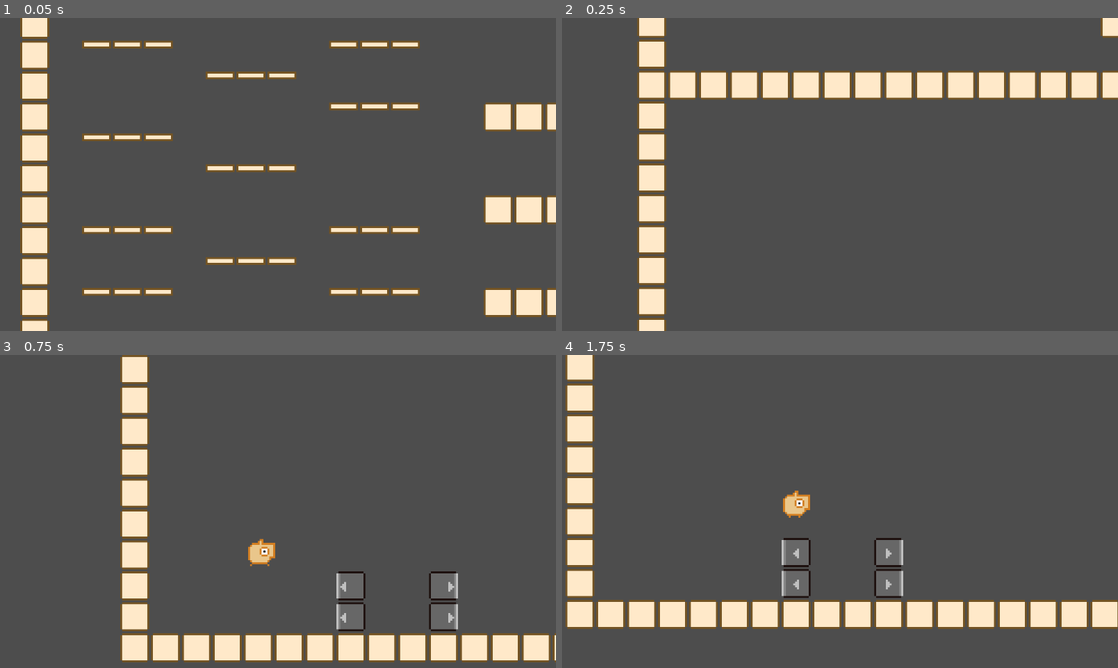
Above: before the commit, frames 1-4 (two rows, left to right).
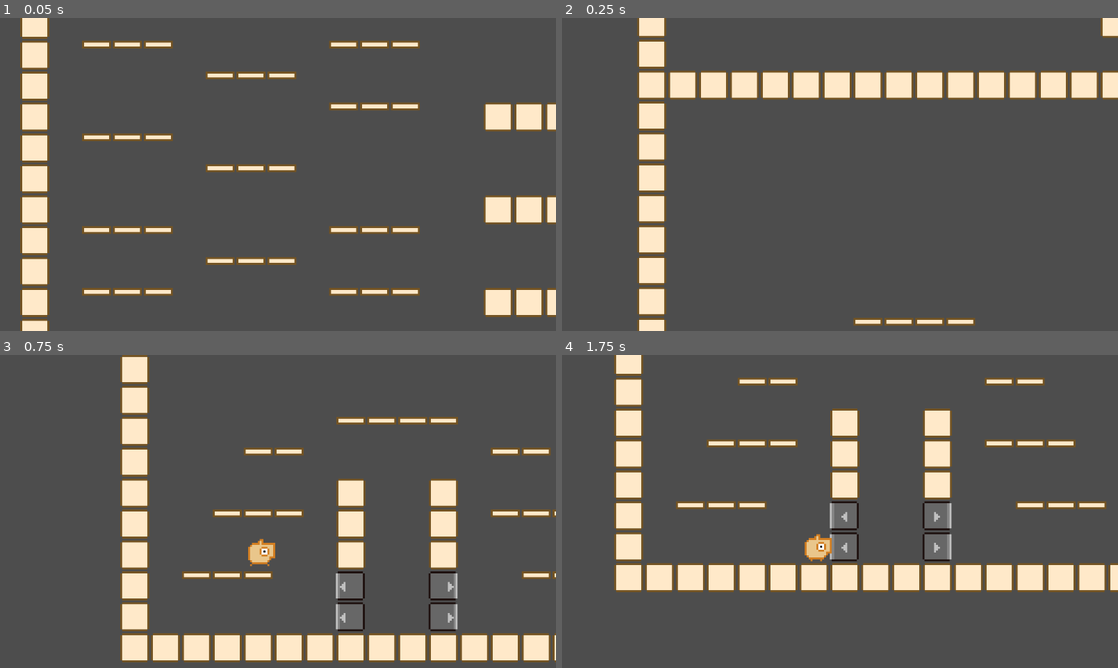
Above: after the commit, the same moments.

Repository: syun77/gd_inovania2
Game: Godot game, scene res://Main.tscn
Same seed, same stepped clock (60 frames per second), same inputs: the game is played once before the commit and once after it.
Inputs (mouse positions are in pixels of both pictures, inside the frame that each line leads up to):
- Up to frame 1 (0.05 s): no input
- Up to frame 2 (0.25 s): no input
- Up to frame 3 (0.75 s): move the mouse to (400, 495) at 0.52 s; hold Right (ui_right) from 0.53 s (still down); hold Space (action) from 0.53 s (still down)
- Up to frame 4 (1.75 s): keep holding Right (ui_right); tap Up (ui_up) at 0.77, 1.52 s; move the mouse to (728, 527) at 1.27 s; release Space (action) at 1.28 s; tap Space (action) at 1.35 s

Frame 1 is identical in both runs. In frame 2, 0.5% of the frame differs, in the area x 52-75%, y 95-99%; in frame 3, 5.2%; in frame 4, 32%, in the area x 0-100%, y 0-88%.

Commit message:
一方通行かべをいったん実装

Diff:
--- a/gd_inovania2/Main.gd
+++ b/gd_inovania2/Main.gd
@@ -13,6 +13,7 @@
 const BLOCK_OBJ = preload("res://src/gimmic/Block.tscn")
 const LADDER_OBJ = preload("res://src/gimmic/Ladder.tscn")
 const ONEWAY_FLOOR_OBJ = preload("res://src/gimmic/OnewayFloor.tscn")
+const ONEWAY_WALL_OBJ = preload("res://src/gimmic/OneWayWall.tscn")
 
 # -------------------------------------------
 # onready.
@@ -108,6 +109,22 @@
 					#Map.erase_cell_from_world(pos)
 					pass
 
+				Map.eType.ONEWAY_WALL_L:
+					# 一方通行カベ(左).
+					var obj = ONEWAY_WALL_OBJ.instantiate()
+					obj.position = pos
+					_bg_layer.add_child(obj)
+					obj.setup(true)
+					Map.erase_cell_from_world(pos)
+
+				Map.eType.ONEWAY_WALL_R:
+					# 一方通行カベ(右).
+					var obj = ONEWAY_WALL_OBJ.instantiate()
+					obj.position = pos
+					_bg_layer.add_child(obj)
+					obj.setup(false) # 右向き.
+					Map.erase_cell_from_world(pos)
+
 ## 上を調べてコリジョンがなければ一方通行床を置く.
 ## @note ハシゴの後ろに隠れている一方通行床がチラチラ見える不具合がある.
 func _check_put_oneway(i:int, j:int) -> void:
--- a/gd_inovania2/Main.tscn
+++ b/gd_inovania2/Main.tscn
@@ -15,7 +15,7 @@
 tile_set = ExtResource("1_siuqx")
 format = 2
 layer_0/name = "BackGround"
-layer_0/tile_data = PackedInt32Array(0, 65536, 0, 1, 65536,  …(12889 unchanged characters)… , 1835018, 917504, 0, 1769482, 917504, 0)
+layer_0/tile_data = PackedInt32Array(0, 65536, 0, 1, 65536,  …(12889 unchanged characters)… , 1835018, 917504, 0, 1769482, 917504, 0, 1703943, 65536, 0, 1638407, 65536, 0, 1572871, 65536, 0, 1572874, 65536, 0, 1638410, 65536, 0, 1703946, 65536, 0, 1441799, 262144, 0, 1441800, 262144, 0, 1441801, 262144, 0, 1441802, 262144, 0, 1769476, 262144, 0, 1638405, 262144, 0, 1638412, 262144, 0, 1769485, 262144, 0, 1507340, 262144, 0, 1507333, 262144, 0, 1638404, 262144, 0, 1769474, 262144, 0, 1769475, 262144, 0, 1638403, 262144, 0, 1507332, 262144, 0, 1507341, 262144, 0, 1638413, 262144, 0, 1638414, 262144, 0, 1769486, 262144, 0, 1769487, 262144, 0)
 
 [node name="MainLayer" type="CanvasLayer" parent="."]
 follow_viewport_enabled = true
--- a/gd_inovania2/assets/tiles/tile_set.tres
+++ b/gd_inovania2/assets/tiles/tile_set.tres
@@ -400,6 +400,7 @@
 13:0/0/physics_layer_2/angular_velocity = 0.0
 13:0/0/physics_layer_3/linear_velocity = Vector2(0, 0)
 13:0/0/physics_layer_3/angular_velocity = 0.0
+13:0/0/custom_data_0 = 9
 14:0/animation_columns = 1
 14:0/animation_speed = 4.0
 14:0/animation_frame_0/duration = 1.0
@@ -416,6 +417,7 @@
 14:0/0/physics_layer_2/angular_velocity = 0.0
 14:0/0/physics_layer_3/linear_velocity = Vector2(0, 0)
 14:0/0/physics_layer_3/angular_velocity = 0.0
+14:0/0/custom_data_0 = 10
 
 [resource]
 tile_size = Vector2i(64, 64)
--- a/gd_inovania2/src/common/Map.gd
+++ b/gd_inovania2/src/common/Map.gd
@@ -31,6 +31,8 @@
 	BLOCK = 6, # ブロック.
 	LADDER = 7, # はしご.
 	CLIMBBING_WALL = 8, # 登れる壁.
+	ONEWAY_WALL_L = 9, # 一方通行カベ(左).
+	ONEWAY_WALL_R = 10, # 一方通行カベ(右).
 
 }
 
--- /dev/null
+++ b/gd_inovania2/src/gimmic/OneWayWall.gd
@@ -0,0 +1,23 @@
+extends StaticBody2D
+
+@onready var _spr = $Sprite2D
+@onready var _collision = $CollisionShape2D
+
+var _timer = 0.0
+
+## セットアップ.
+func setup(is_left:bool) -> void:
+	if is_left:
+		# 左向き一方通行.
+		_collision.rotation_degrees = -90
+	else:
+		# 右向き一方通行.
+		_collision.rotation_degrees = 90
+		_spr.flip_h = true # スプライトを左右反転
+		# 中心がずれているので補正.
+		_spr.offset.x = -4
+
+## 更新.
+func _process(delta: float) -> void:
+	_timer += delta
+	_spr.frame = int(_timer * 4)%4
--- /dev/null
+++ b/gd_inovania2/src/gimmic/OneWayWall.tscn
@@ -0,0 +1,24 @@
+[gd_scene load_steps=4 format=3 uid="uid://bqlplcw5o6q45"]
+
+[ext_resource type="Texture2D" uid="uid://brflmxa0mts3i" path="res://assets/images/gimmick/oneway_wall.png" id="1_4prfs"]
+[ext_resource type="Script" path="res://src/gimmic/OneWayWall.gd" id="1_jh8r8"]
+
+[sub_resource type="RectangleShape2D" id="RectangleShape2D_8ssia"]
+size = Vector2(60, 60)
+
+[node name="OneWayWall" type="StaticBody2D"]
+collision_layer = 2
+script = ExtResource("1_jh8r8")
+
+[node name="Sprite2D" type="Sprite2D" parent="."]
+texture = ExtResource("1_4prfs")
+vframes = 4
+frame = 2
+metadata/_edit_lock_ = true
+
+[node name="CollisionShape2D" type="CollisionShape2D" parent="."]
+position = Vector2(-2, -2)
+rotation = -1.5708
+shape = SubResource("RectangleShape2D_8ssia")
+one_way_collision = true
+one_way_collision_margin = 2.0
Binary file added: gd_inovania2/assets/images/gimmick/oneway_wall.png
